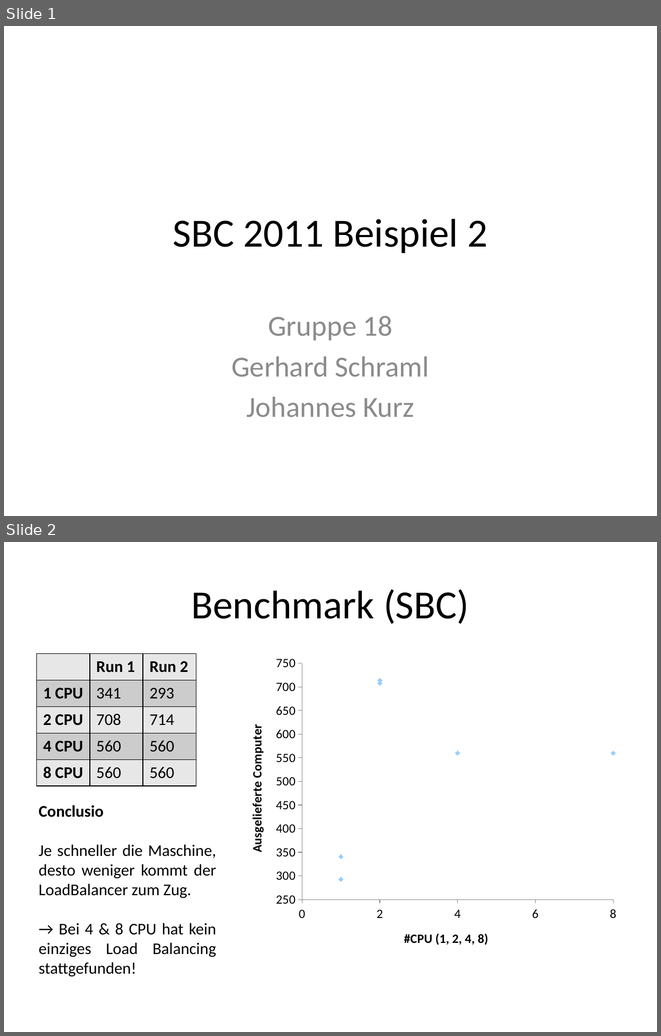
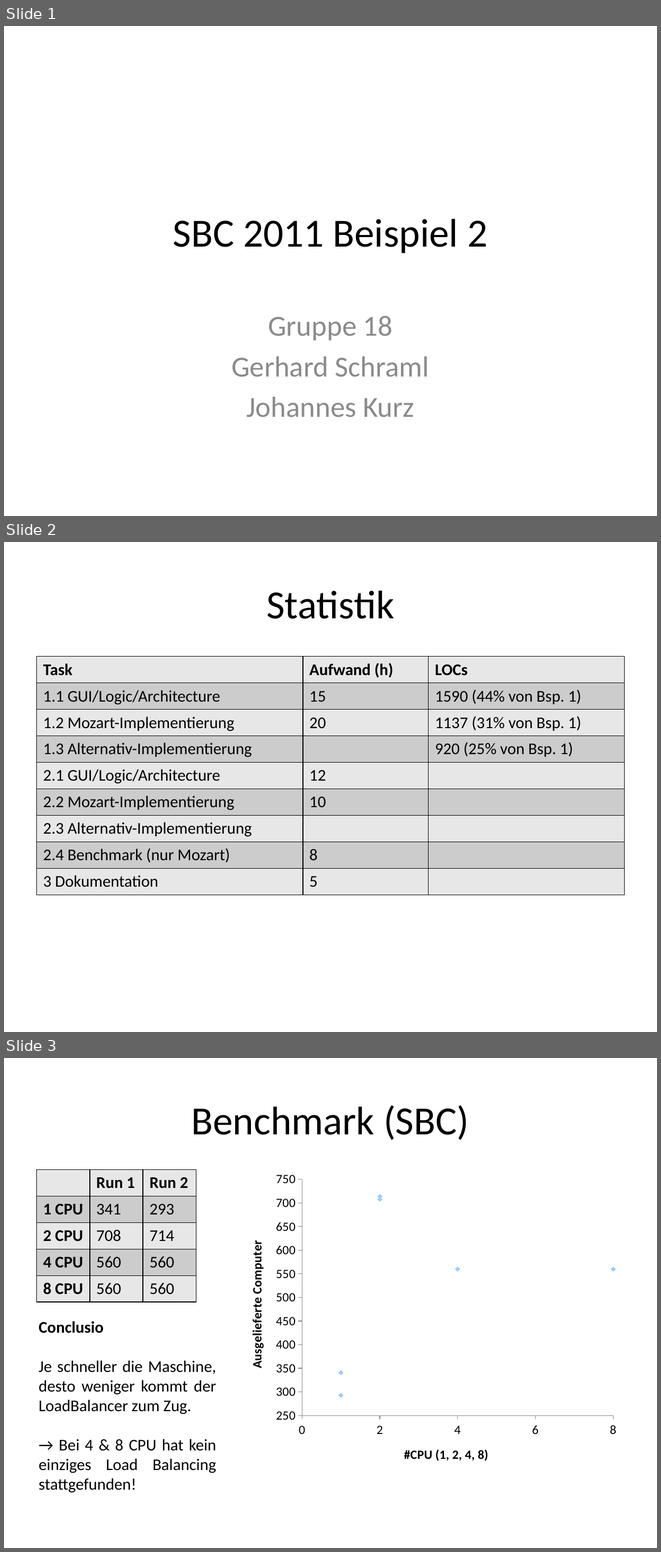
Before and after one commit to g-spot/sbc_ws2011_ue1, a slide deck: documentation/sharedspace/presentation.pptx. Shown one above the other, each under a label of ours: slides 1 and 2 before the commit, slides 1, 2 and 3 after it. The pictures are 661x1036 and 661x1552 pixels, drawn with LibreOffice and Linux fonts; fonts in the diff are those of the drawing. Boxes give left, top, right and bottom in pixels: in the first picture for what was removed or moved away, otherwise in the second. Text is boxed around its words. In the diff, an @@ line names an element or a change of style, - is before the commit and + after.

Commit message:
statistics for documentation - presentation

```diff
--- a/documentation/sharedspace/presentation.pptx
+++ b/documentation/sharedspace/presentation.pptx
@@ slide 2 added at (4,542,657,1032), background #FFFFFF @@
@@ title added at (266,590,394,619), 44 pt, text #000000 @@
+Statistik
@@ table added at (37,656,624,894), 9 rows, 3 columns @@
+Task | Aufwand (h) | LOCs
+1.1 GUI/Logic/Architecture | 15 | 1590 (44% von Bsp. 1)
+1.2 Mozart-Implementierung | 20 | 1137 (31% von Bsp. 1)
+1.3 Alternativ-Implementierung |  | 920 (25% von Bsp. 1)
+2.1 GUI/Logic/Architecture | 12 | 
+2.2 Mozart-Implementierung | 10 | 
+2.3 Alternativ-Implementierung |  | 
+2.4 Benchmark (nur Mozart) | 8 | 
+3 Dokumentation | 5 | 
@@ what was slide 2 is now slide 3 @@
```
